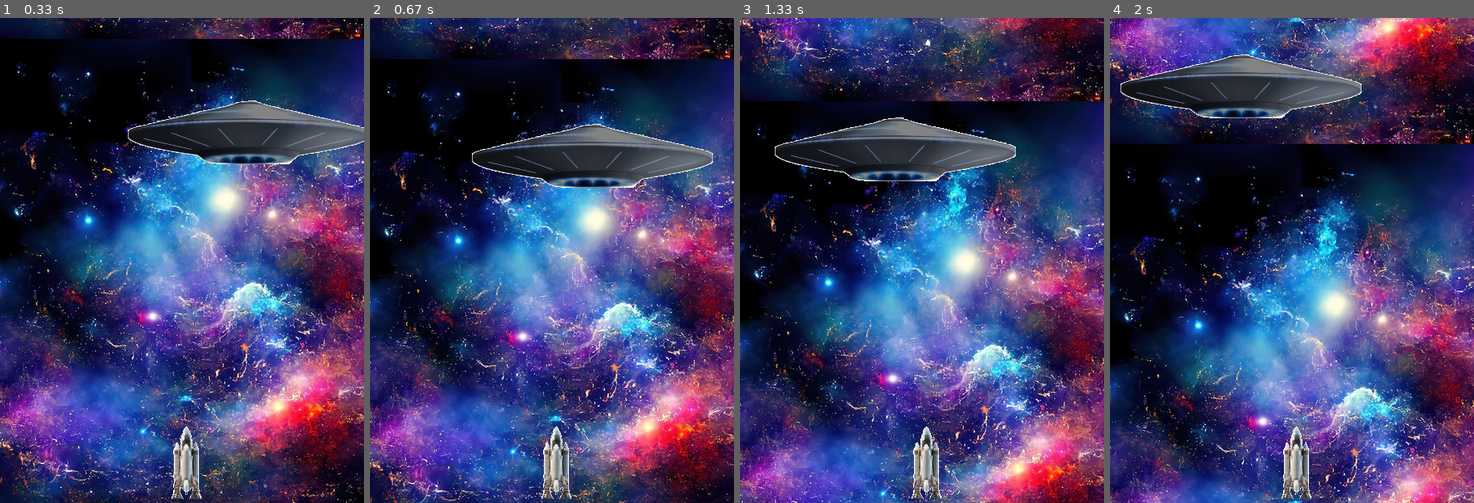
Above: before the commit, frames 1-4 (left to right).
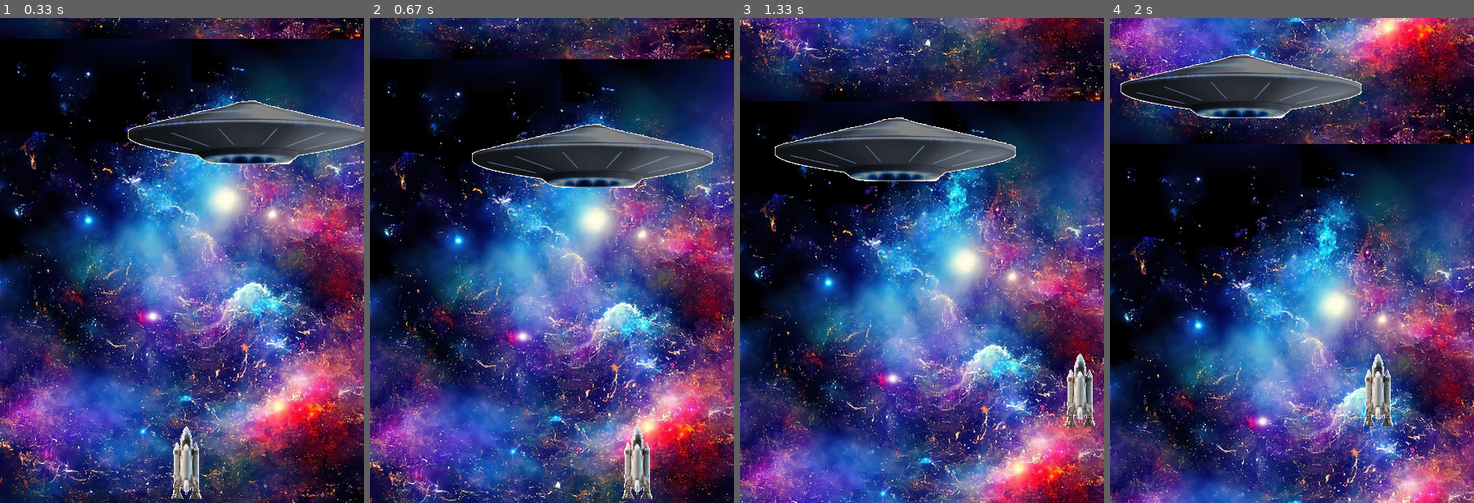
Above: after the commit, the same moments.

Repository: kzm0705/pypygame
Game: pygame game, started from shooting_game.py
Two runs of this game, one before a commit and one after it. Both use one fixed random seed, a clock stepped at 60 frames per second and the inputs below.
Inputs:
- Up to frame 1 (0.33 s): no input
- Up to frame 2 (0.67 s): hold D from 0.33 s (still down)
- Up to frame 3 (1.33 s): release D at 0.8 s; hold W 0.83-1.13 s; hold D from 1.17 s (still down)
- Up to frame 4 (2 s): release D at 1.63 s; hold A from 1.67 s (still down)

Frame 1 is identical in both runs. In frame 2, 1.7% of the frame differs, in the area x 47-78%, y 84-100%; in frame 3, 1.7%; in frame 4, 1.7%, in the area x 47-78%, y 69-100%.

Commit message:
Change_WASD

Diff:
--- a/player.py
+++ b/player.py
@@ -27,15 +27,15 @@
         self.rect = self.surf.get_rect(center=(width-220, height-50))
 
     def update(self, pressed_keys):
-        if pressed_keys[K_UP]:
+        if pressed_keys[K_w]:
             self.rect.move_ip(0, -5)
             # move_up_sound.play()
-        if pressed_keys[K_DOWN]:
+        if pressed_keys[K_s]:
             self.rect.move_ip(0, 5)
             # move_down_sound.play()
-        if pressed_keys[K_LEFT]:
+        if pressed_keys[K_a]:
             self.rect.move_ip(-5, 0)
-        if pressed_keys[K_RIGHT]:
+        if pressed_keys[K_d]:
             self.rect.move_ip(5, 0)
         if self.rect.left < 0:
             self.rect.left = 0
